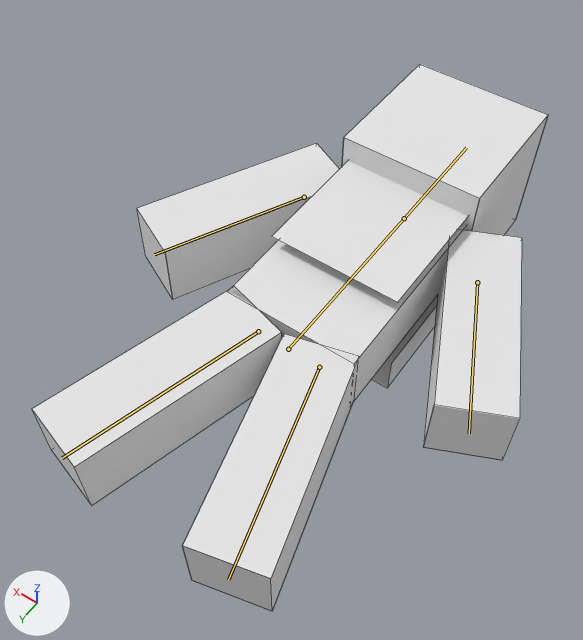
One commit to the Blender file mods/minetest_game/player_api/models/female.blend: the scene before it, then after it.
Camera for both pictures: a 50 mm camera at (-7.77, 12.74, 18.82) aimed at (0.51, 1.15, 0.61). Every picture has the same lights, and +X, +Y and +Z are marked at lower left. Both versions are drawn at frame 167 of the action 'ArmatureAction'; the numbers are the values there. The bones that bend it are drawn over the model as lines. Mesh edges are drawn as thin lines.

The first picture shows 'Player.002'.
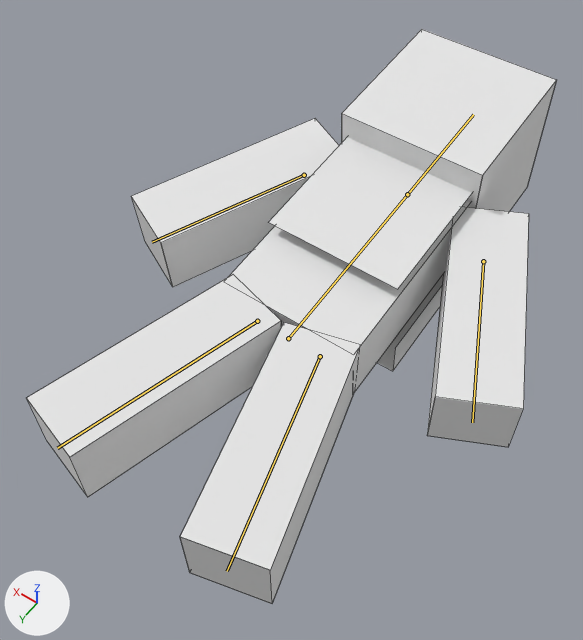
The edits, one by one:
Bone 'Body' (bone_body) moves from (0.0, -5.75, -2.0) to (0.0, -5.25, -2.0).
Bone 'Body' (bone_body) turns from (90, 0, 0) to (85, 0, 0) degrees about its own x, y and z.
Bone 'Leg_Right' (bone_leg_right) turns from (0, 0, -15) to (5, 1, -15) degrees about its own x, y and z.
Bone 'Leg_Left' (bone_leg_left) turns from (0, 0, 15) to (5, -1, 15) degrees about its own x, y and z.

Boxes [x1, y1, x2, y2] around the edits, measured in the pictures (583 x 640 px):
'Player.002', posed: before [32, 64, 548, 611]; after [27, 29, 556, 604]
bone 'Body', root to tip: before (288, 349) to (404, 218); after (288, 338) to (407, 194)
bone 'Leg_Right', root to tip: before (258, 331) to (62, 458); after (257, 321) to (57, 448)
bone 'Leg_Left', root to tip: before (319, 367) to (228, 579); after (320, 356) to (227, 571)
